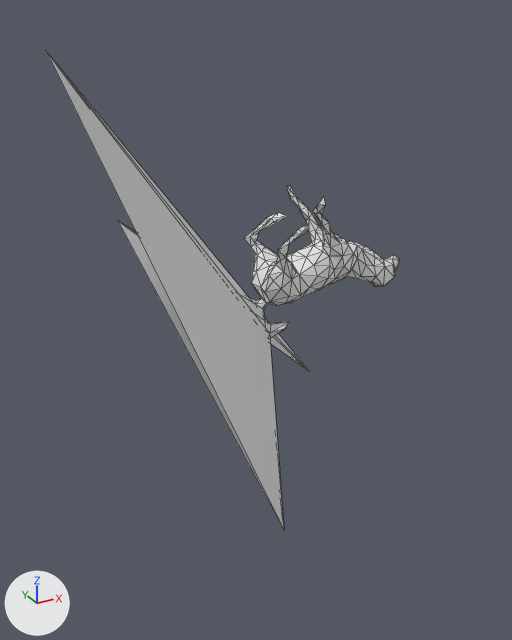
The OBJ model mesh_cnn/datasets/random_walks/T117.obj, before and after one commit.
Rendered twice from a 50 mm camera at (-2.88, -4.36, 1.82) aimed at (-0.57, -0.15, -0.28). The axes (+X, +Y, +Z) are drawn at lower left. The lights are the same throughout. Mesh edges are drawn as thin lines. Where no turn or scale is listed for an object, it has been applied to the vertices.

In view in the first picture: 'T117'.
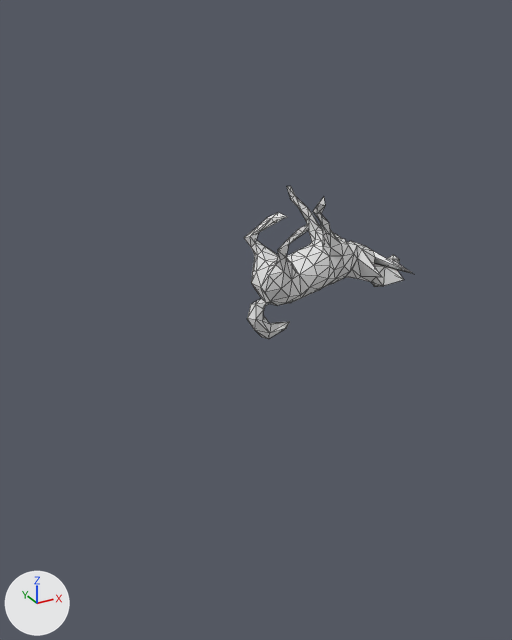
Patch to the scene script:
```diff
--- a/mesh_cnn/datasets/random_walks/T117.obj.py
+++ b/mesh_cnn/datasets/random_walks/T117.obj.py
@@ me_t117 @@
 me_t117.from_pydata(...)  # 252 vertices, 500 faces; spans x -2.16..0.9, y -1.32..0.91, z -2.55..1.67
 # used by ob_t117; location = (0.0, 0.0, 0.0)
-me_t117.vertices[6].co = (0.82, -0.03, -0.16)  # pixel (395, 269)
-me_t117.vertices[10].co = (0.68, -0.03, -0.05)  # pixel (383, 259)
-me_t117.vertices[13].co = (0.76, -0.09, -0.2)  # pixel (394, 277)
-me_t117.vertices[18].co = (0.65, -0.07, -0.07)  # pixel (383, 263)
-me_t117.vertices[34].co = (0.48, -0.06, -0.05)  # pixel (365, 264)
-me_t117.vertices[243].co = (-1.32, -0.2, 0.36)
-me_t117.vertices[244].co = (0.63, 0.91, -1.5)  # pixel (309, 371)
-me_t117.vertices[245].co = (-1.73, -0.69, 0.76)  # pixel (117, 220)
-me_t117.vertices[250].co = (-2.16, -1.32, 1.67)  # pixel (45, 50)
-me_t117.vertices[251].co = (-0.16, 0.06, -2.55)  # pixel (284, 530)
+# me_t117 part 1
+me_t117.vertices[6].co = (0.73, 0.24, -0.15)
+me_t117.vertices[10].co = (0.76, -0.33, -0.1)  # pixel (414, 274)
+me_t117.vertices[13].co = (0.64, -0.35, -0.12)  # pixel (404, 279)
+me_t117.vertices[18].co = (0.59, 0.23, -0.1)
+me_t117.vertices[34].co = (0.51, -0.24, -0.11)  # pixel (382, 277)
+# me_t117 part 2
+me_t117.vertices[243].co = (-0.5, 0.06, -0.25)  # pixel (250, 304)
+me_t117.vertices[244].co = (-0.46, 0.1, -0.47)  # pixel (253, 327)
+me_t117.vertices[245].co = (-0.45, -0.04, -0.36)  # pixel (262, 321)
+me_t117.vertices[250].co = (-0.51, -0.02, -0.43)  # pixel (254, 330)
+me_t117.vertices[251].co = (-0.52, -0.05, -0.32)  # pixel (255, 319)
```

Boxes (x1, y1, x2, y2) around the edits, measured in the pictures (512 x 640 px; the box of a moved part takes in the faces that stretch with it):
'T117', reshaped (52% narrower, 68% shorter)
    before: (46, 51, 399, 530)
    after: (244, 186, 413, 339)
part 1 of me_t117, moved or reshaped
    before: (357, 249, 399, 286)
    after: (357, 249, 413, 286)
part 2 of me_t117, moved or reshaped
    before: (46, 51, 308, 530)
    after: (247, 301, 270, 339)
